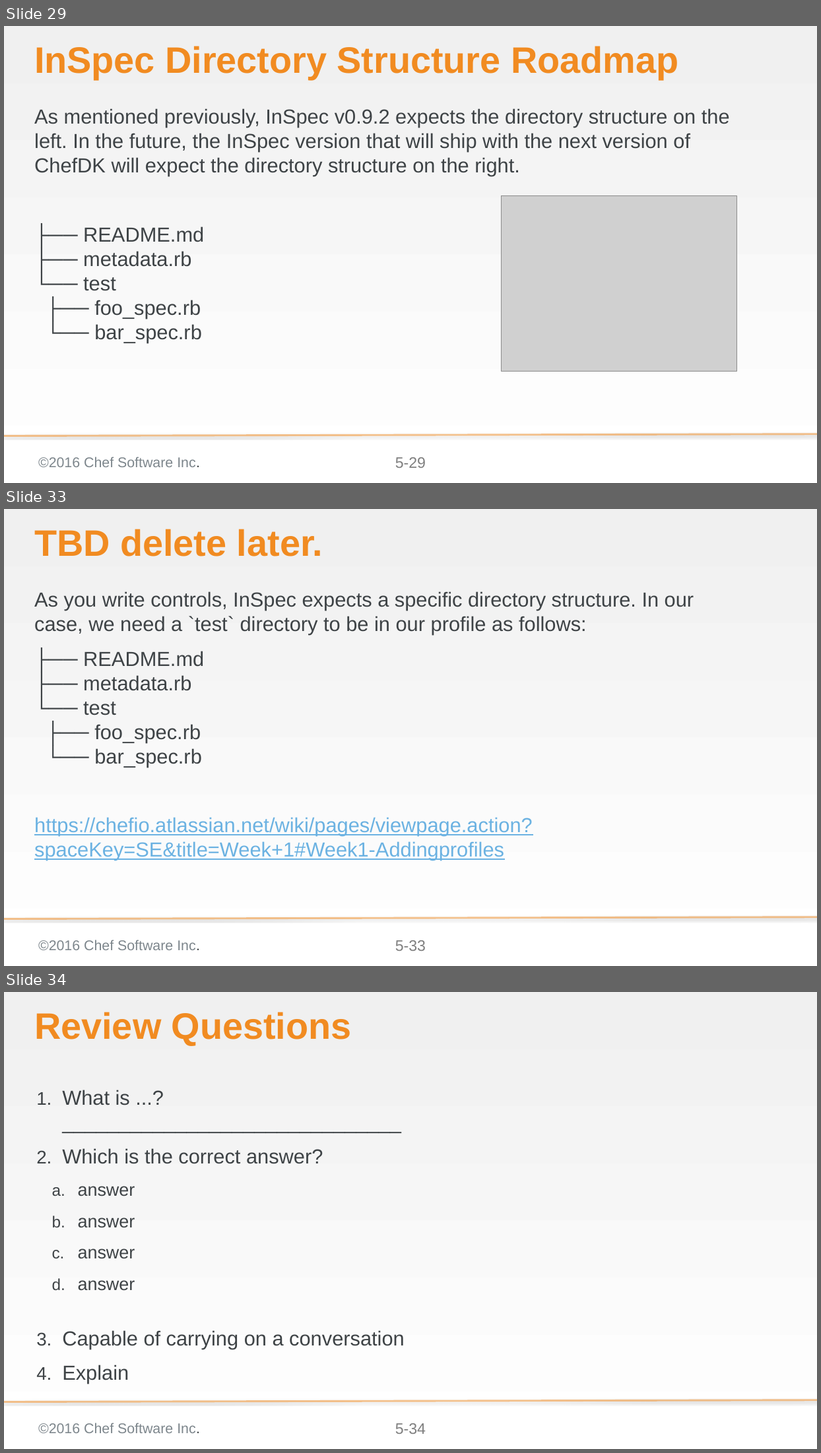
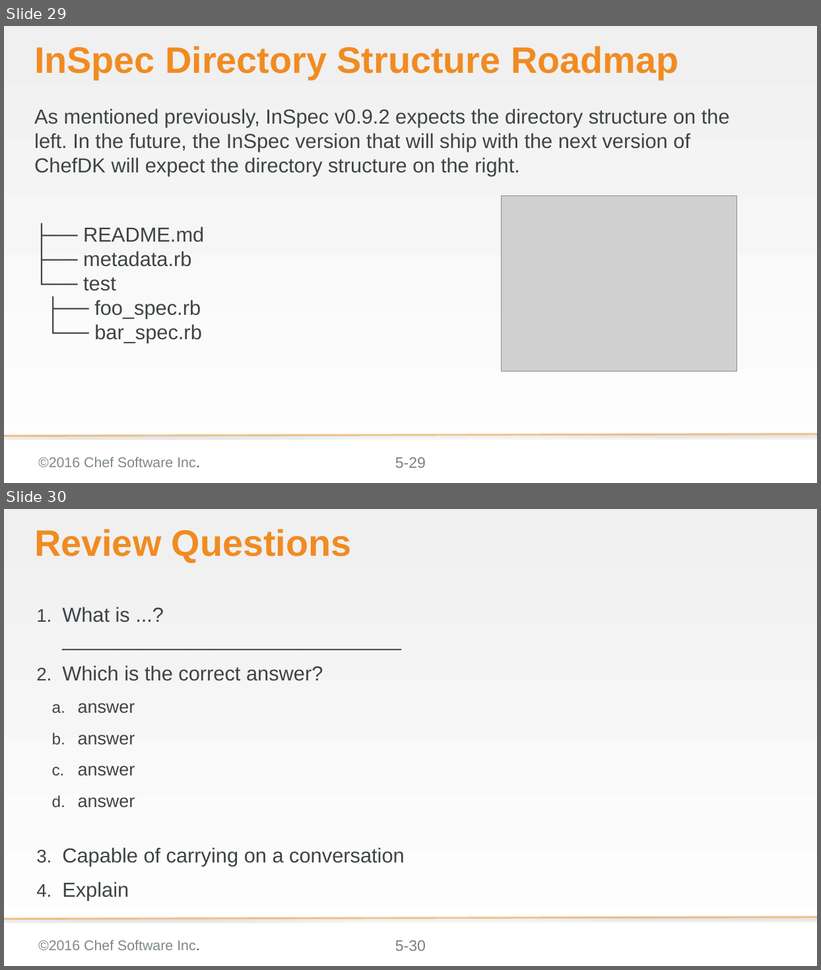
Before and after one commit to bchamby/chef-compliance-installation-configuration-operation, a slide deck: 05-creating-custom-profiles.pptx. Shown one above the other, each under a label of ours: slides 29, 33 and 34 before the commit, slides 29 and 30 after it; the slides between them are not shown. The pictures are 821x1453 and 821x970 pixels, drawn with LibreOffice and Linux fonts; fonts in the diff are those of the drawing; grey boxes stand for pictures; background and template pictures are left out. Boxes give left, top, right and bottom in pixels: in the first picture for what was removed or moved away, otherwise in the second. Text is boxed around its words. In the diff, an @@ line names an element or a change of style, - is before the commit and + after.

Commit message:
05-creating-custom-profiles removed unneccessary slides at end

```diff
--- a/05-creating-custom-profiles.pptx
+++ b/05-creating-custom-profiles.pptx
@@ slide 33 removed at (4,509,817,966), background gradient #F0F0F0 to #FFFFFF; not listed: 3 template elements that a slide beside it also shows @@
@@ title removed at (34,529,323,557) @@
-TBD delete later.
@@ text removed at (34,591,694,861) @@
-As you write controls, InSpec expects a specific directory structure. In our case, we need a `test` directory to be in our profile as follows:
-├── README.md
-├── metadata.rb
-└── test
-├── foo_spec.rb
-└── bar_spec.rb
-https://chefio.atlassian.net/wiki/pages/viewpage.action?spaceKey=SE&title=Week+1#Week1-Addingprofiles
@@ what was slide 34 is now slide 30 @@
@@ page number at (395,941,426,951): text changed @@
-5-34
+5-30
```
Also in this commit, not shown: 2 slides changed, 3 other slides removed.
